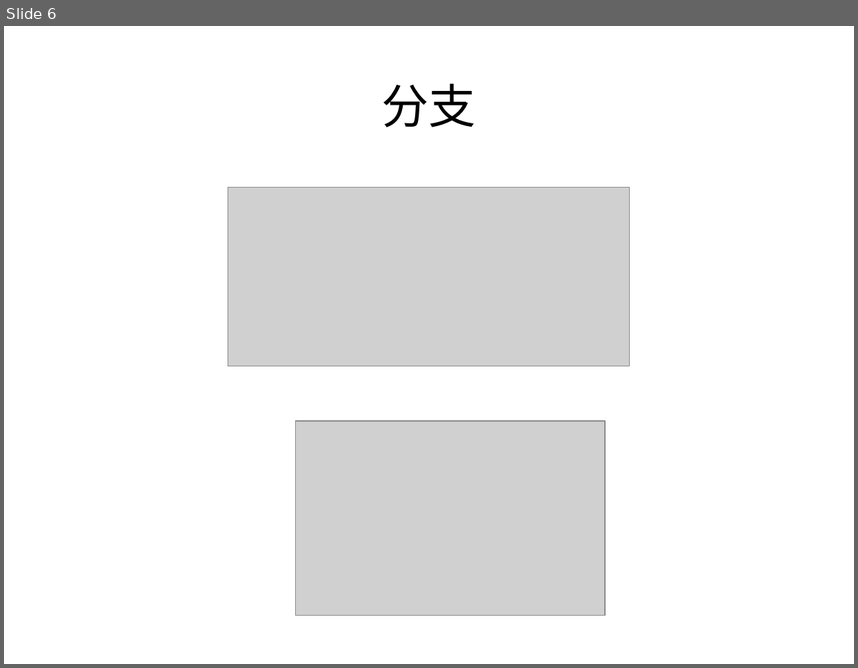
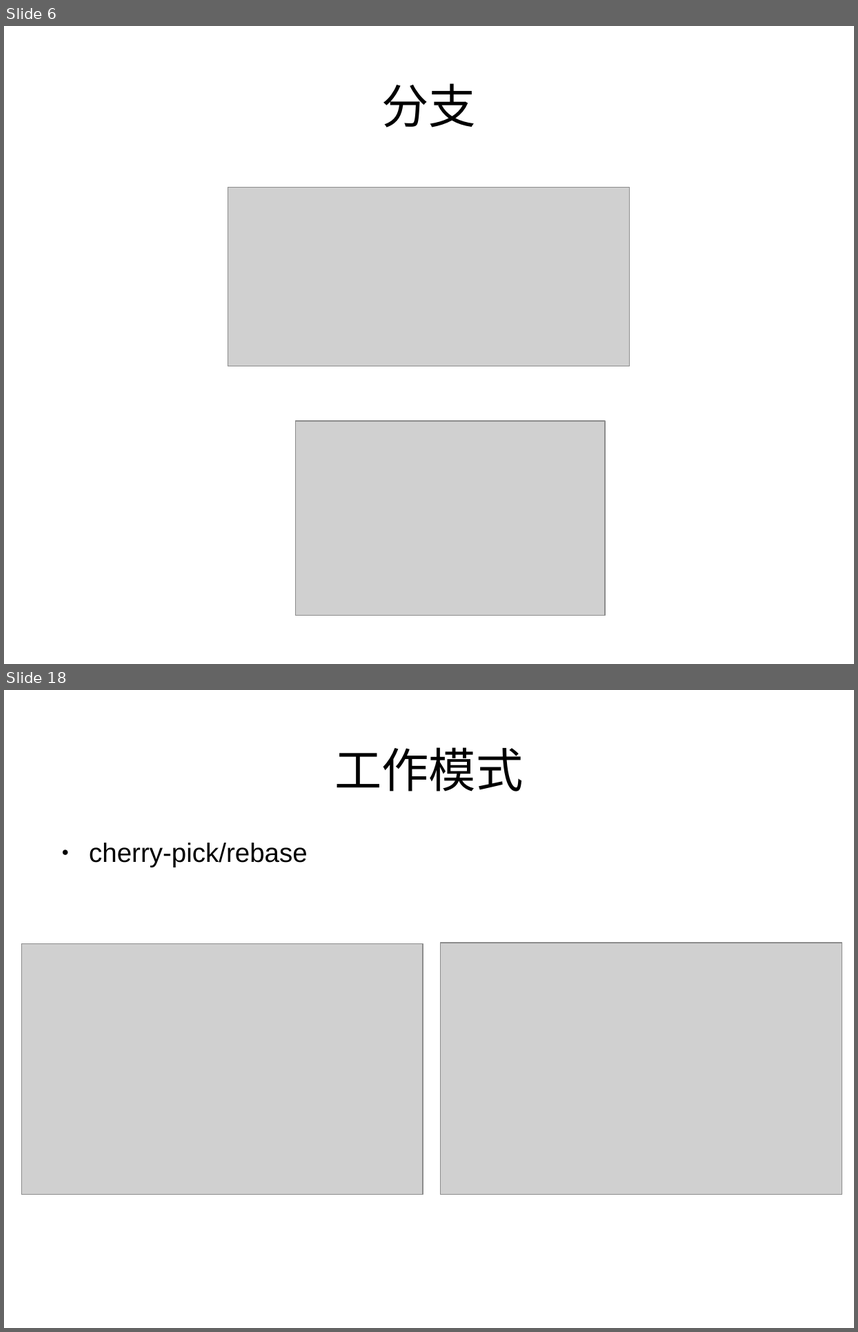
Before and after one commit to qintong91/RockerFmAndroid, a slide deck: git.odp. Shown one above the other, each under a label of ours: slide 6 before the commit, slides 6 and 18 after it; the slides between them are not shown. The pictures are 858x668 and 858x1332 pixels, drawn with LibreOffice and Linux fonts; fonts in the diff are those of the drawing; grey boxes stand for pictures. Boxes give left, top, right and bottom in pixels: in the first picture for what was removed or moved away, otherwise in the second. Text is boxed around its words. In the diff, an @@ line names an element or a change of style, - is before the commit and + after.

```diff
--- a/git.odp
+++ b/git.odp
@@ slide 18 added at box(4, 690, 854, 1328), background #FFFFFF @@
@@ title added at box(335, 747, 523, 791), 44 pt, text #000000 @@
+工作模式
@@ text added at box(89, 842, 308, 867), 24.8 pt, text #000000 @@
+● cherry-pick/rebase
@@ picture added at box(22, 944, 424, 1194) @@
@@ picture added at box(441, 943, 842, 1194) @@
```
Also in this commit, not shown: 7 slides changed, 8 other slides added, 3 slides removed, 5 other files.
